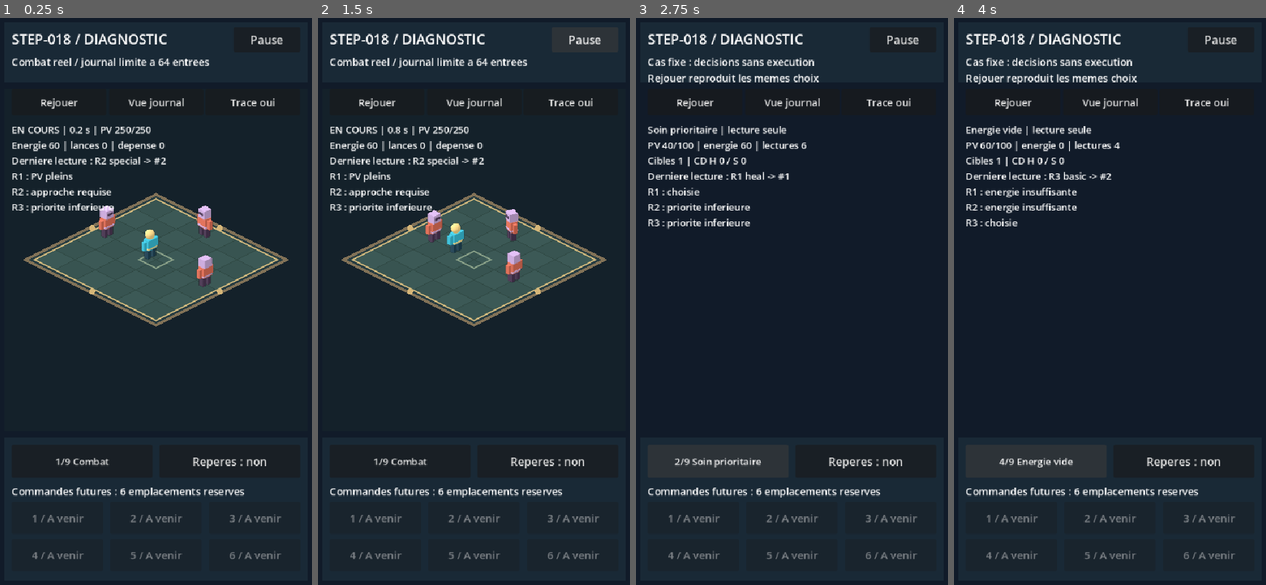
Above: before the commit, frames 1-4 (left to right).
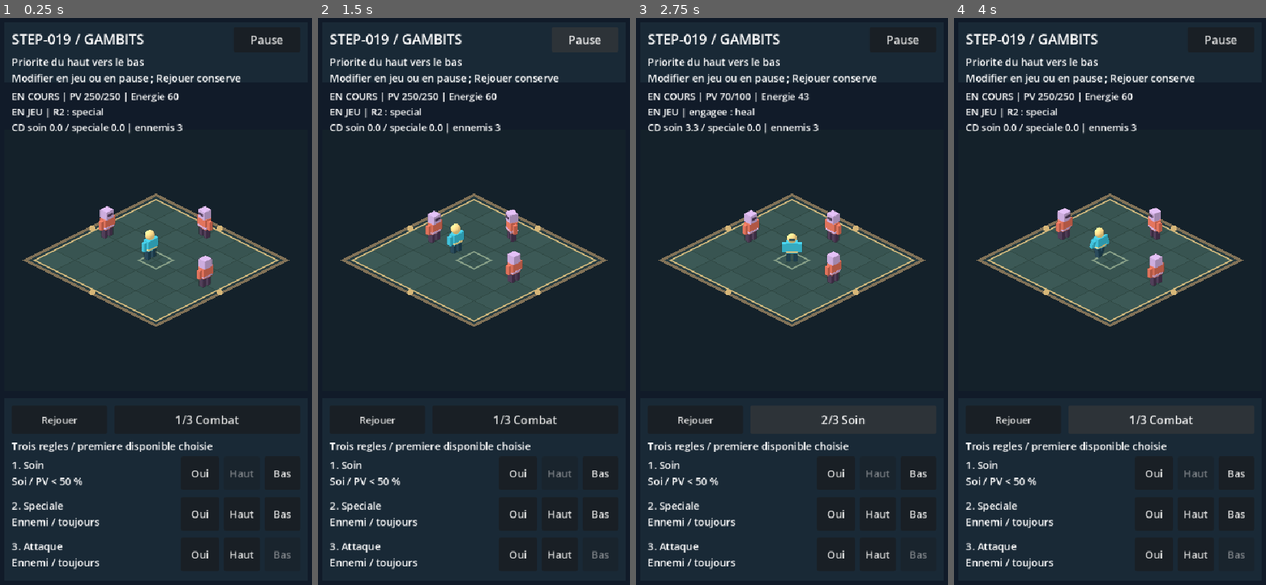
Above: after the commit, the same moments.

Repository: RobinArcangioli/gambit-arena
Game: Godot game, scene res://scenes/main.tscn
Same seed, same stepped clock (60 frames per second), same inputs: the game is played once before the commit and once after it.
Inputs:
- Up to frame 1 (0.25 s): no input
- Up to frame 2 (1.5 s): click "Pause" at 0.5 s; click "Reprendre" at 1.25 s
- Up to frame 3 (2.75 s): click "1/9 Combat" (after the commit: "1/3 Combat") at 2 s
- Up to frame 4 (4 s): click "2/9 Soin prioritaire" (after the commit: "2/3 Soin") at 2.75 s; click "3/9 Seuil 50%" (after the commit: "3/3 Groupe 20") at 3.5 s

The runs differ from the first frame. In frame 1, 9.2% of the frame differs, in the area x 3-94%, y 2-98%; in frame 2, 9.2%; in frame 3, 21%; in frame 4, 21%, in the area x 3-97%, y 2-98%.

Commit message:
feat: [STEP-019] activer et reordonner trois gambits au toucher

Diff:
--- /dev/null
+++ b/scenes/gambits/gambit_editor_lab.tscn
@@ -0,0 +1,7 @@
+[gd_scene load_steps=3 format=3]
+
+[ext_resource type="PackedScene" path="res://scenes/arena/arena.tscn" id="1"]
+[ext_resource type="Script" path="res://scripts/gambits/gambit_editor_lab.gd" id="2"]
+
+[node name="GambitEditorLab" instance=ExtResource("1")]
+script = ExtResource("2")
--- a/scenes/main.tscn
+++ b/scenes/main.tscn
@@ -1,7 +1,7 @@
 [gd_scene load_steps=2 format=3 uid="uid://do6vxhog253vu"]
 
-[ext_resource type="PackedScene" path="res://scenes/gambits/gambit_diagnostics_lab.tscn" id="1_lab"]
+[ext_resource type="PackedScene" path="res://scenes/gambits/gambit_editor_lab.tscn" id="1_lab"]
 
 [node name="Main" type="Node2D" unique_id=1193079028]
 
-[node name="GambitDiagnosticsLab" parent="." instance=ExtResource("1_lab")]
+[node name="GambitEditorLab" parent="." instance=ExtResource("1_lab")]
--- /dev/null
+++ b/scenes/tests/attack_stationary_tests.tscn
@@ -0,0 +1,6 @@
+[gd_scene load_steps=2 format=3]
+
+[ext_resource type="Script" path="res://tests/test_attack_stationary.gd" id="1"]
+
+[node name="AttackStationaryTests" type="Node"]
+script = ExtResource("1")
--- /dev/null
+++ b/scenes/tests/gambit_editor_tests.tscn
@@ -0,0 +1,6 @@
+[gd_scene load_steps=2 format=3]
+
+[ext_resource type="Script" path="res://tests/test_gambit_editor.gd" id="1"]
+
+[node name="GambitEditorTests" type="Node"]
+script = ExtResource("1")
--- a/scripts/combat/combat_simulation.gd
+++ b/scripts/combat/combat_simulation.gd
@@ -148,7 +148,11 @@
 		var start: Vector2 = unit.mover.ground_position
 		points.append(start)
 		unit.mover.velocity = Vector2.ZERO
-		if not unit.action.active:
+		# A selected target already in attack range needs no extra approach step.
+		# Otherwise the 0.8 mover stop vs 1.0 attack reach makes the idle hero
+		# creep forward between actions. Enemies keep their existing spacing.
+		var hold_attack_position: bool = unit == hero and Action.living(unit.mover.target) and Action.distance_between(unit, unit.mover.target) <= Action.REACH
+		if not unit.action.active and not hold_attack_position:
 			unit.mover.step(dt)
 		requests.append(unit.mover.ground_position - start)
 		unit.mover.ground_position = start
--- /dev/null
+++ b/scripts/gambits/gambit_editor.gd
@@ -0,0 +1,32 @@
+extends RefCounted
+## Session-only three-row configuration; copies never share mutable Resources.
+const Rule = preload("res://scripts/gambits/gambit_rule.gd")
+const Controller = preload("res://scripts/gambits/gambit_controller.gd")
+signal changed
+var _rules: Array[Rule] = []
+
+func _init() -> void:
+	_rules = Controller.standard_rules()
+
+func snapshot() -> Array[Rule]:
+	var result: Array[Rule] = []
+	for rule in _rules:
+		result.append(rule.duplicate() as Rule)
+	return result
+
+func toggle(index: int) -> bool:
+	if index < 0 or index >= _rules.size():
+		return false
+	_rules[index].enabled = not _rules[index].enabled
+	changed.emit()
+	return true
+
+func move(index: int, direction: int) -> bool:
+	var destination: int = index + direction
+	if direction not in [-1, 1] or index < 0 or index >= _rules.size() or destination < 0 or destination >= _rules.size():
+		return false
+	var rule: Rule = _rules[index]
+	_rules[index] = _rules[destination]
+	_rules[destination] = rule
+	changed.emit()
+	return true
--- /dev/null
+++ b/scripts/gambits/gambit_editor_lab.gd
@@ -0,0 +1,143 @@
+extends "res://scripts/combat/battle_lab.gd"
+const Editor = preload("res://scripts/gambits/gambit_editor.gd")
+const SCENARIOS: Array[String] = ["Combat", "Soin", "Groupe 20"]
+var editor := Editor.new()
+var row_labels: Array[Label] = []
+var toggle_buttons: Array[Button] = []
+var up_buttons: Array[Button] = []
+var down_buttons: Array[Button] = []
+var rules_title: Label
+var editor_ready: bool = false
+
+func _ready() -> void:
+	simulation.controller.rules = editor.snapshot()
+	super._ready()
+	$HUD/Title.text = "STEP-019 / GAMBITS"
+	$HUD/Description.text = "Priorite du haut vers le bas\nModifier en jeu ou en pause ; Rejouer conserve"
+	$HUD/SlotsTitle.hide()
+	for slot in slots:
+		slot.hide()
+	marks_button.hide()
+	rules_title = Label.new()
+	rules_title.text = "Trois regles / premiere disponible choisie"
+	rules_title.add_theme_font_size_override("font_size", 17)
+	rules_title.mouse_filter = Control.MOUSE_FILTER_IGNORE
+	hud.add_child(rules_title)
+	for index in range(3):
+		var label := Label.new()
+		label.add_theme_font_size_override("font_size", 17)
+		label.mouse_filter = Control.MOUSE_FILTER_IGNORE
+		hud.add_child(label)
+		row_labels.append(label)
+		var toggle := _button("", _toggle_rule.bind(index))
+		toggle_buttons.append(toggle)
+		up_buttons.append(_button("Haut", _move_rule.bind(index, -1)))
+		down_buttons.append(_button("Bas", _move_rule.bind(index, 1)))
+	editor.changed.connect(_apply_rules)
+	editor_ready = true
+	_update_layout()
+	_refresh_rows()
+
+func _button(caption: String, callback: Callable) -> Button:
+	var button := Button.new()
+	button.text = caption
+	button.focus_mode = Control.FOCUS_NONE
+	button.add_theme_font_size_override("font_size", 17)
+	button.pressed.connect(callback)
+	hud.add_child(button)
+	return button
+
+func _update_layout() -> void:
+	super._update_layout()
+	if not setup_complete:
+		return
+	var width: float = safe_rect.size.x
+	var height: float = safe_rect.size.y
+	readout.position = Vector2(28, 124)
+	render_box.position = safe_rect.position + Vector2(16, 192)
+	render_box.size = Vector2(width - 32, maxf(220, height - 522))
+	floor_canvas.position = render_box.position
+	rings.position = render_box.position
+	$HUD/FooterPanel.position = Vector2(16, height - 318)
+	$HUD/FooterPanel.size = Vector2(width - 32, 306)
+	replay.position = Vector2(28, height - 306)
+	replay.size = Vector2(160, 48)
+	position_button.position = Vector2(200, height - 306)
+	position_button.size = Vector2(width - 228, 48)
+	if not editor_ready:
+		return
+	rules_title.position = Vector2(28, height - 250)
+	for index in range(3):
+		var y: float = height - 220 + index * 68
+		row_labels[index].position = Vector2(28, y + 2)
+		row_labels[index].size = Vector2(width - 270, 58)
+		toggle_buttons[index].position = Vector2(width - 228, y)
+		toggle_buttons[index].size = Vector2(64, 56)
+		up_buttons[index].position = Vector2(width - 156, y)
+		up_buttons[index].size = Vector2(60, 56)
+		down_buttons[index].position = Vector2(width - 88, y)
+		down_buttons[index].size = Vector2(60, 56)
+
+func _toggle_rule(index: int) -> void:
+	editor.toggle(index)
+
+func _move_rule(index: int, direction: int) -> void:
+	editor.move(index, direction)
+
+func _apply_rules() -> void:
+	# Discard every pending intention, even when only a higher row changed.
+	# stop() does not cancel or refund the executor's already committed action.
+	simulation.controller.stop(simulation.hero, "rules_changed", simulation.clock.elapsed)
+	simulation.controller.rules = editor.snapshot()
+	_refresh_rows()
+	_present()
+
+func _refresh_rows() -> void:
+	if not editor_ready:
+		return
+	var rules = editor.snapshot()
+	for index in range(3):
+		var rule = rules[index]
+		var caption: String = "Attaque\nEnnemi / toujours"
+		if rule.skill == "heal":
+			caption = "Soin\nSoi / PV < 50 %"
+		elif rule.skill == "special":
+			caption = "Speciale\nEnnemi / toujours"
+		row_labels[index].text = "%d. %s" % [index + 1, caption]
+		row_labels[index].modulate = Color.WHITE if rule.enabled else Color(0.65, 0.65, 0.65)
+		toggle_buttons[index].text = "Oui" if rule.enabled else "Non"
+		toggle_buttons[index].tooltip_text = "Activer/desactiver la regle %d" % [index + 1]
+		up_buttons[index].disabled = index == 0
+		down_buttons[index].disabled = index == 2
+
+func _reset() -> void:
+	simulation.reset(mode_index)
+	if mode_index == 1:
+		simulation.hero.state.damage(60)
+	_present()
+	_update_buttons()
+	_refresh_rows()
+
+func _next_placement() -> void:
+	if paused or not setup_complete:
+		return
+	mode_index = (mode_index + 1) % SCENARIOS.size()
+	_reset()
+
+func _update_buttons() -> void:
+	simulation.clock.paused = paused
+	pause_button.text = "Reprendre" if paused else "Pause"
+	position_button.disabled = paused
+	if setup_complete:
+		position_button.text = "%d/3 %s" % [mode_index + 1, SCENARIOS[mode_index]]
+
+func _present() -> void:
+	super._present()
+	var fighter = simulation.hero
+	var intent: Dictionary = simulation.controller.decision
+	var choice: String = "aucune intention"
+	if fighter.action.active:
+		choice = "engagee : %s" % fighter.action.last_skill
+	elif intent.get("kind", "none") == "intent":
+		choice = "R%d : %s" % [intent["rule_index"] + 1, intent["skill"]]
+	readout.text = "%s | PV %d/%d | Energie %d\n%s | %s\nCD soin %.1f / speciale %.1f | ennemis %d" % [simulation.result, fighter.state.health, fighter.state.max_health, fighter.action.energy, "PAUSE" if paused else "EN JEU", choice, fighter.action.remaining(&"heal"), fighter.action.remaining(&"special"), simulation.enemies.size()]
--- /dev/null
+++ b/tests/test_attack_stationary.gd
@@ -0,0 +1,108 @@
+extends Node
+const Simulation = preload("res://scripts/combat/combat_simulation.gd")
+const Action = preload("res://scripts/combat/attack_action.gd")
+const Controller = preload("res://scripts/gambits/gambit_controller.gd")
+const ENEMY = preload("res://data/actors/enemy.tres")
+var checks: int = 0
+var failures: int = 0
+
+func check(ok: bool, message: String) -> void:
+	checks += 1
+	if not ok:
+		failures += 1
+		push_error("AttackStationary: " + message)
+
+func prepare(sim: Simulation, distance: float) -> void:
+	sim.reset(0)
+	# One stationary, durable target. No enemy attacks, spawn or separation push.
+	for index in range(sim.enemies.size() - 1, 0, -1):
+		var removed = sim.enemies[index]
+		removed.action.retire()
+		removed.hide()
+		removed.queue_free()
+		sim.enemies.remove_at(index)
+	sim.spawned = 1
+	sim.budget = 1
+	var target = sim.enemies[0]
+	var profile = ENEMY.duplicate()
+	profile.max_health = 10000
+	target.configure(profile)
+	target.place(Vector2(distance, 0))
+	target.mover.speed = 0.0
+	target.action.retire()
+
+func _ready() -> void:
+	var world := Node3D.new()
+	add_child(world)
+	var sim := Simulation.new()
+	add_child(sim)
+	sim.configure(world)
+	# Default controller has basic only: it must not creep even at 0.9 or 1.0.
+	for hz in [30, 60, 120]:
+		for distance in [0.8, 0.9, 1.0]:
+			prepare(sim, distance)
+			var anchor: Vector3 = sim.hero.position
+			var fixed: bool = true
+			var legs_still: bool = true
+			for tick in range(hz * 4):
+				sim.advance(1.0 / float(hz))
+				fixed = fixed and sim.hero.position == anchor and sim.hero.mover.velocity == Vector2.ZERO
+				legs_still = legs_still and sim.hero.left_leg.rotation.x == 0.0 and sim.hero.right_leg.rotation.x == 0.0 and sim.hero.gait == 0.0
+			check(fixed and legs_still, "position and legs fixed at distance %.1f / %d Hz" % [distance, hz])
+			check(sim.controller.basic_starts >= 3 and sim.hits >= 3, "multiple real attacks still execute")
+			check(sim.enemies[0].state.health == 10000 - sim.hits * 29 and sim.hero.action.spent == 0, "single basic damage and no cost")
+			await get_tree().process_frame
+	# The strict attack limit must not deadlock just beyond reach (no epsilon hold).
+	for distance in [1.000005, 1.02, 2.0]:
+		prepare(sim, distance)
+		var approached: bool = false
+		for tick in range(180):
+			sim.advance(1.0 / 60.0)
+			approached = approached or sim.hero.position != Vector3.ZERO
+			if sim.hero.action.active:
+				break
+		check(approached and sim.hero.action.active and Action.distance_between(sim.hero, sim.enemies[0]) <= Action.REACH, "outside reach approaches and commits at %.6f" % distance)
+		var reached: Vector3 = sim.hero.position
+		var stable: bool = true
+		for tick in range(240):
+			sim.advance(1.0 / 60.0)
+			stable = stable and sim.hero.position == reached
+		check(stable and sim.controller.basic_starts >= 3, "no creep after reaching a stationary target")
+		await get_tree().process_frame
+	# Special/basic alternation and editing through the same controller invalidation.
+	sim.controller.rules = Controller.standard_rules()
+	prepare(sim, 0.95)
+	sim.advance(1.0 / 60.0)
+	check(sim.hero.action.last_skill == &"special" and sim.hero.position == Vector3.ZERO, "special starts in place")
+	var active_id: int = sim.hero.action.action_id
+	sim.clock.paused = true
+	sim.controller.stop(sim.hero, "rules_changed", sim.clock.elapsed)
+	sim.controller.rules[1].enabled = false
+	var frozen: Array = [sim.elapsed, sim.hero.position, sim.hero.gait, sim.hero.action.elapsed, sim.hero.action.energy]
+	sim.advance(10.0)
+	check(frozen == [sim.elapsed, sim.hero.position, sim.hero.gait, sim.hero.action.elapsed, sim.hero.action.energy] and sim.hero.action.action_id == active_id, "pause and edit preserve position and action")
+	sim.clock.paused = false
+	var fixed_after_edit: bool = true
+	for tick in range(180):
+		sim.advance(1.0 / 60.0)
+		fixed_after_edit = fixed_after_edit and sim.hero.position == Vector3.ZERO
+	check(fixed_after_edit and sim.controller.special_starts == 1 and sim.controller.basic_starts >= 1 and sim.hero.action.spent == 30, "edited pending choices stay stationary without extra costs")
+	# A target leaving reach must still cause pursuit after the current action ends.
+	sim.enemies[0].place(Vector2(2.5, 0))
+	sim.enemies[0].mover.speed = 0.0
+	var resumed: bool = false
+	for tick in range(180):
+		sim.advance(1.0 / 60.0)
+		resumed = resumed or sim.hero.position.x > 0.0
+	check(resumed, "pursuit resumes when target leaves reach")
+	sim.clear()
+	sim.queue_free()
+	world.queue_free()
+	await get_tree().process_frame
+	var summary_text: String = "STEP-019 / FIX-STEP-019-001\n%s : %d controles, %d echecs\nImmobilite a portee, approche et actions.\nF8 pour arreter." % ["OK" if failures == 0 else "ECHEC", checks, failures]
+	print(summary_text)
+	var label := Label.new()
+	label.position = Vector2(20, 30)
+	label.text = summary_text
+	label.add_theme_font_size_override("font_size", 19)
+	add_child(label)
--- /dev/null
+++ b/tests/test_gambit_editor.gd
@@ -0,0 +1,148 @@
+extends Node
+const Editor = preload("res://scripts/gambits/gambit_editor.gd")
+const Actor = preload("res://scripts/hybrid/proxy_actor.gd")
+const Lab = preload("res://scenes/gambits/gambit_editor_lab.tscn")
+var checks: int = 0
+var failures: int = 0
+var notifications: int = 0
+
+func check(ok: bool, message: String) -> void:
+	checks += 1
+	if not ok:
+		failures += 1
+		push_error("GambitEditor: " + message)
+
+func signature(rules: Array) -> Array:
+	var values: Array = []
+	for rule in rules:
+		values.append([rule.enabled, rule.target, rule.condition, rule.threshold, rule.skill])
+	return values
+
+func on_change() -> void:
+	notifications += 1
+
+func gameplay(lab: Node) -> Array:
+	var sim = lab.simulation
+	var values: Array = [sim.elapsed, sim.spawn_clock, sim.spawned, sim.defeated, sim.hits, sim.result, sim.controller.evaluations, sim.controller.launched]
+	var actors: Array = [sim.hero]
+	actors.append_array(sim.enemies)
+	for actor in actors:
+		values.append([actor.position, actor.state.health, actor.gait, actor.action.action_id, actor.action.elapsed, actor.action.energy, actor.action.spent, actor.action.remaining(&"heal"), actor.action.remaining(&"special")])
+	return values
+
+func _ready() -> void:
+	var model := Editor.new()
+	model.changed.connect(on_change)
+	var original: Array = signature(model.snapshot())
+	check(original.size() == 3 and original[0][4] == "heal" and original[1][4] == "special" and original[2][4] == "basic", "three standard rules in order")
+	var exported = model.snapshot()
+	exported[0].enabled = false
+	exported[1].skill = "heal"
+	exported.clear()
+	check(signature(model.snapshot()) == original, "snapshot cannot mutate owned rules")
+	check(not model.toggle(-1) and not model.toggle(3) and not model.move(0, -1) and not model.move(2, 1) and not model.move(0, 2) and not model.move(1, 0), "invalid operations refused")
+	check(notifications == 0 and signature(model.snapshot()) == original, "invalid operations do not notify or mutate")
+	check(model.toggle(0) and notifications == 1, "one toggle emits once")
+	check(model.move(0, 1) and notifications == 2, "one move emits once")
+	var moved = model.snapshot()
+	check(moved[1].skill == "heal" and not moved[1].enabled and moved[1].threshold == 50 and moved[0].skill == "special", "whole rule follows its priority including enabled state")
+	var other := Editor.new()
+	check(signature(other.snapshot()) == original, "independent editor instances")
+	var stable: bool = true
+	for repeat in range(1000):
+		model.move(1, -1)
+		model.move(0, 1)
+		var current = model.snapshot()
+		stable = stable and current.size() == 3 and current[0].skill == "special" and current[1].skill == "heal" and not current[1].enabled and current[2].skill == "basic"
+	check(stable, "1000 round trips without duplicates or lost fields")
+	var lab = Lab.instantiate()
+	add_child(lab)
+	lab.set_physics_process(false)
+	await get_tree().process_frame
+	lab.paused = false
+	lab._update_buttons()
+	check(lab.row_labels.size() == 3 and lab.toggle_buttons.size() == 3 and lab.up_buttons[0].disabled and lab.down_buttons[2].disabled, "real three-row UI and disabled boundary controls")
+	check(lab.toggle_buttons[0].size.y >= 48 and lab.up_buttons[1].size.x >= 48, "touch targets at least 48 logical pixels")
+	# In the injured scenario, enabling a higher rule must invalidate a pending
+	# basic even though the selected basic Resource has not changed its fields.
+	lab._next_placement()
+	check(lab.mode_index == 1 and lab.simulation.hero.state.health == 40, "injured scenario")
+	lab.toggle_buttons[0].pressed.emit()
+	lab.toggle_buttons[1].pressed.emit()
+	lab.simulation.controller.plan(0.02, lab.simulation.hero, lab.simulation.enemies, lab.simulation.clock)
+	check(lab.simulation.controller.decision.get("skill") == "basic", "basic pending while higher rules disabled")
+	var before_edit: Array = gameplay(lab)
+	lab.toggle_buttons[0].pressed.emit()
+	check(lab.simulation.controller.decision.is_empty() and lab.simulation.hero.mover.target == null and gameplay(lab) == before_edit, "enable higher row clears intention without changing gameplay")
+	check(lab.simulation.controller.execute(lab.simulation.hero, lab.simulation.enemies, lab.simulation.clock) == 0, "old intention cannot commit after edit")
+	lab._physics_process(0.02)
+	check(lab.simulation.hero.action.active and lab.simulation.hero.action.last_skill == &"heal" and lab.simulation.hero.action.spent == 20, "next tick chooses newly enabled higher heal")
+	var locked_id: int = lab.simulation.hero.action.action_id
+	lab._toggle_pause()
+	var frozen: Array = gameplay(lab)
+	lab.down_buttons[0].pressed.emit()
+	check(lab.editor.snapshot()[1].skill == "heal" and lab.row_labels[1].text.contains("Soin"), "UI reorder moves displayed rule")
+	lab.toggle_buttons[1].pressed.emit()
+	lab.toggle_buttons[2].pressed.emit()
+	check(gameplay(lab) == frozen and lab.simulation.hero.action.action_id == locked_id and lab.simulation.hero.action.active, "paused edits preserve engaged action, health, energy and cooldowns")
+	lab._physics_process(10.0)
+	check(gameplay(lab) == frozen, "pause has no catch-up during editing")
+	check(not lab.editor.snapshot()[0].enabled and not lab.editor.snapshot()[1].enabled and not lab.editor.snapshot()[2].enabled, "all three may be disabled")
+	lab._toggle_pause()
+	for tick in range(61):
+		lab._physics_process(1.0 / 60.0)
+	check(lab.simulation.hero.action.applied_healing == 30 and lab.simulation.hero.action.spent == 20 and lab.simulation.hero.action.accepted == 1, "committed heal finishes once despite disabled rule")
+	check(not lab.simulation.hero.action.active and lab.simulation.hero.mover.target == null, "disabled rules start no next action or approach")
+	var saved: Array = signature(lab.editor.snapshot())
+	lab._reset()
+	check(signature(lab.simulation.controller.rules) == saved, "replay preserves order and activation")
+	var start: Vector3 = lab.simulation.hero.position
+	for tick in range(60):
+		lab._physics_process(1.0 / 60.0)
+	check(lab.simulation.hero.position == start and lab.simulation.hero.action.accepted == 0, "fresh combat with all rules off leaves hero idle")
+	# Move basic above a valid heal, then back below it: selection follows order.
+	lab._reset()
+	lab.toggle_buttons[1].pressed.emit()
+	lab.toggle_buttons[2].pressed.emit()
+	lab.up_buttons[2].pressed.emit()
+	lab.up_buttons[1].pressed.emit()
+	lab.simulation.controller.plan(0.02, lab.simulation.hero, lab.simulation.enemies, lab.simulation.clock)
+	check(lab.simulation.controller.decision.get("skill") == "basic" and lab.simulation.controller.decision.get("rule_index") == 0, "moving basic above valid heal changes selection")
+	lab.down_buttons[0].pressed.emit()
+	lab.down_buttons[1].pressed.emit()
+	lab._physics_process(0.02)
+	check(lab.simulation.hero.action.last_skill == &"heal" and lab.simulation.controller.last_rule == 1, "moving basic below heal changes next commitment")
+	saved = signature(lab.editor.snapshot())
+	lab._next_placement()
+	check(lab.mode_index == 2 and signature(lab.simulation.controller.rules) == saved and signature(lab.editor.snapshot()) == saved, "scenario change preserves configuration")
+	lab._notification(NOTIFICATION_APPLICATION_FOCUS_OUT)
+	frozen = gameplay(lab)
+	lab.up_buttons[2].pressed.emit()
+	saved = signature(lab.editor.snapshot())
+	lab._physics_process(5.0)
+	lab._notification(NOTIFICATION_APPLICATION_RESUMED)
+	check(lab.paused and gameplay(lab) == frozen, "background and return require explicit resume even after edit")
+	lab.mode_index = 0
+	for repeat in range(10):
+		lab._reset()
+		await get_tree().process_frame
+	var expected: Array = [lab.simulation.hero]
+	expected.append_array(lab.simulation.enemies)
+	var actor_count: int = 0
+	var current_only: bool = true
+	for child in lab.simulation.world.get_children():
+		if child is Actor:
+			actor_count += 1
+			current_only = current_only and child in expected
+	check(actor_count == 4 and current_only and lab.paused, "ten paused resets retain only current actors")
+	check(signature(lab.editor.snapshot()) == saved and signature(lab.simulation.controller.rules) == saved, "ten resets preserve configuration")
+	check(lab.simulation.controller.trace.size() == 0 and lab.simulation.controller.launched == 0, "resets clear old trace and execution counters")
+	lab.queue_free()
+	await get_tree().process_frame
+	var summary_text: String = "STEP-019 / tests editeur gambits\n%s : %d controles, %d echecs\nDetails dans Sortie / Debogueur.\nF8 pour arreter ; F5 pour le laboratoire." % ["OK" if failures == 0 else "ECHEC", checks, failures]
+	print(summary_text)
+	var label := Label.new()
+	label.position = Vector2(20, 30)
+	label.add_theme_font_size_override("font_size", 19)
+	label.text = summary_text
+	add_child(label)
Not shown, changed: export_presets.cfg
Not shown, added: scripts/gambits/gambit_editor.gd.uid
Not shown, added: scripts/gambits/gambit_editor_lab.gd.uid
Not shown, added: tests/test_attack_stationary.gd.uid
Not shown, added: tests/test_gambit_editor.gd.uid
Not shown, changed: ARCHITECTURE.md
Not shown, changed: PROJECT_STATUS.md
Not shown, changed: ROADMAP.md
Not shown, changed: docs/android.md
Not shown, changed: docs/backup.md
Not shown, changed: docs/combat.md
Not shown, added: docs/gambit-editor.md
(and 3 more such lines)
